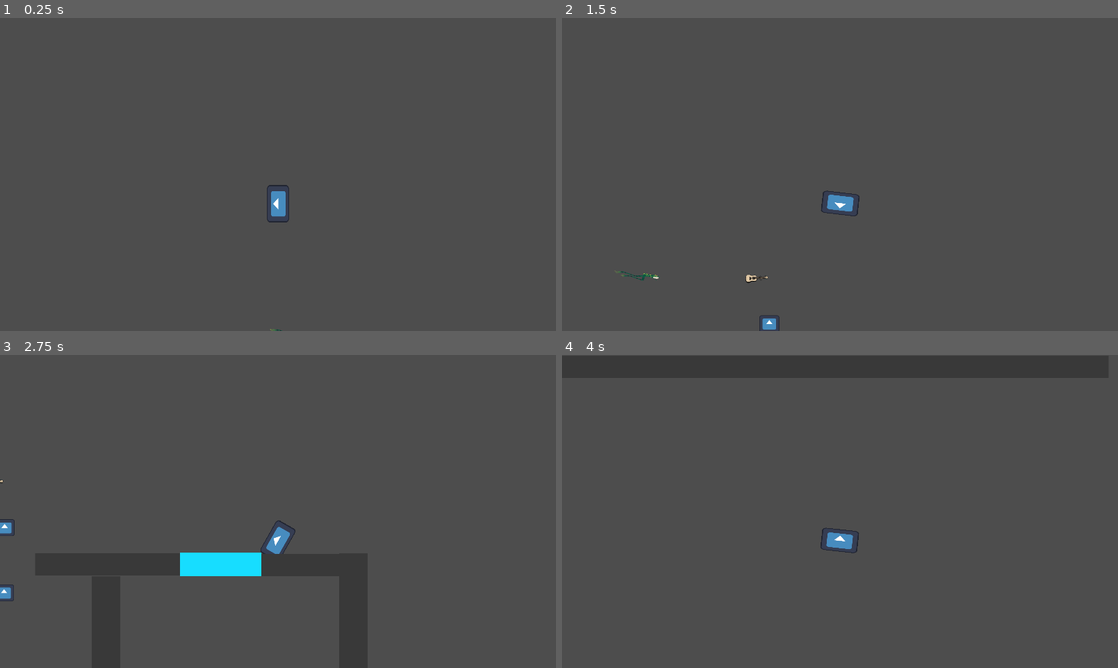
Above: before the commit, frames 1-4 (two rows, left to right).
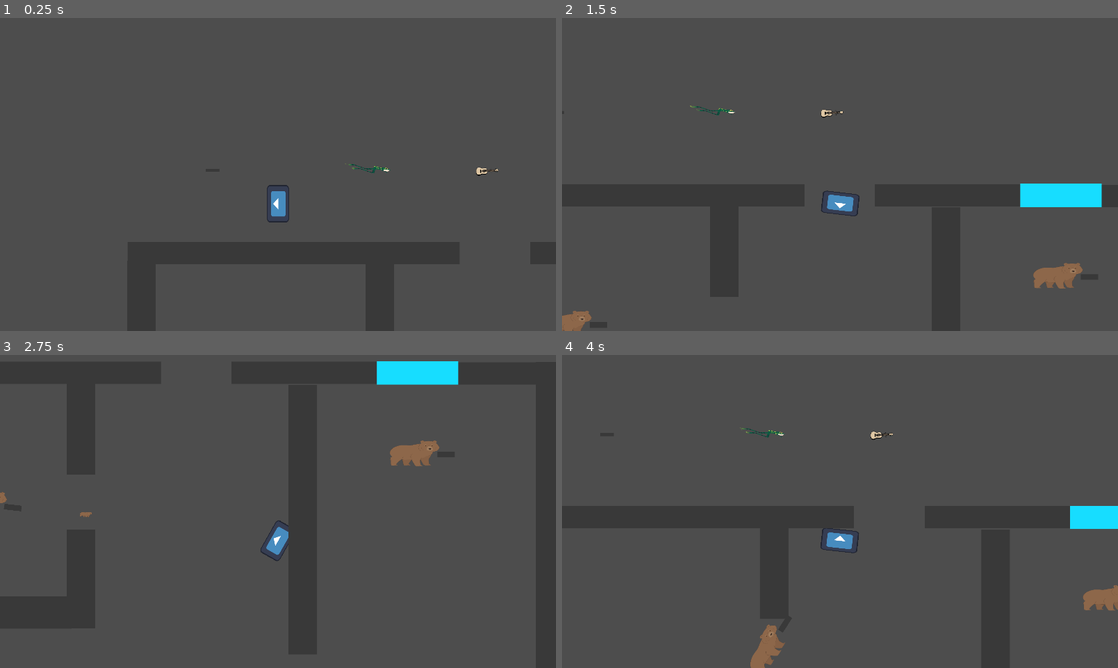
Above: after the commit, the same moments.

Repository: jceja3936/Speedial-Phoenix
Game: Godot game, scene res://scenes/level.tscn
Same seed, same stepped clock (60 frames per second), same inputs: the game is played once before the commit and once after it. The engine's default icon, where the game draws it, is replaced by a stand-in: a white triangle on a blue panel in a dark square.
Inputs (mouse positions are in pixels of both pictures, inside the frame that each line leads up to):
- Up to frame 1 (0.25 s): no input
- Up to frame 2 (1.5 s): tap Enter at 0.5 s; move the mouse to (962, 158) at 0.52 s; hold Right (Right) 0.53-1.28 s; tap Shift (Drop) at 0.6 s; move the mouse to (728, 190) at 1.27 s; hold S (Down) from 1.28 s (still down); tap F (Pick up) at 1.35 s
- Up to frame 3 (2.75 s): move the mouse to (333, 442) at 2.02 s; release S (Down) at 2.03 s; press the mouse at (333, 442) at 2.03 s; hold Right (Right) from 2.03 s (still down)
- Up to frame 4 (4 s): move the mouse to (812, 574) at 2.77 s; release Right (Right) at 2.78 s; release the mouse at (812, 574) at 2.78 s; hold W (Up) 2.78-3.53 s; tap Shift (Drop) at 2.85 s; move the mouse to (1006, 558) at 3.52 s; hold Left (Left) from 3.53 s (still down); tap F (Pick up) at 3.6 s

The runs differ from the first frame. In frame 1, 0.1% of the frame differs, in the area x 48-90%, y 46-100%; in frame 2, 2.2%; in frame 3, 3.0%, in the area x 0-83%, y 2-79%; in frame 4, 1.6%.

Commit message:
Return Change
After a hiatus to work on professional development (Hotline Miami pb 56:12) I have returned and made it so that enemies no longer collide with each other or the player

Diff:
--- a/speedialChicago/enemy.gd
+++ b/speedialChicago/enemy.gd
@@ -4,6 +4,7 @@
 @export var shootSFX: AudioStreamPlayer2D
 @export var gun: Node2D
 @export var ray: RayCast2D
+@export var type: int
 
 var bullet: PackedScene = load("res://scenes/bullet.tscn")
 var deathTexture: Texture = load("res://assets/icon.svg")
@@ -29,8 +30,6 @@
 	current_path_index = 0
 
 func find_path_to(start_node, end_node, i, haveBeen, currentPath):
-	if i == 5:
-		return
 	var myPath = currentPath
 	var current = start_node
 	var visited = haveBeen
--- a/speedialChicago/scenes/level.tscn
+++ b/speedialChicago/scenes/level.tscn
@@ -48,9 +48,9 @@
 [node name="Level" type="Node2D"]
 
 [node name="Player" parent="." node_paths=PackedStringArray("cam") instance=ExtResource("2_w8frs")]
-position = Vector2(465, -855)
+position = Vector2(205, -285)
 collision_layer = 3
-collision_mask = 3
+collision_mask = 4
 cam = NodePath("../Camera2D")
 
 [node name="walls" type="Node2D" parent="."]
@@ -60,6 +60,7 @@
 [node name="StaticBody2D" type="StaticBody2D" parent="walls"]
 position = Vector2(-128.5, -3140.63)
 scale = Vector2(0.5, 53.125)
+collision_layer = 5
 
 [node name="Sprite2D" type="Sprite2D" parent="walls/StaticBody2D"]
 texture = ExtResource("1_w7c3h")
@@ -71,7 +72,7 @@
 [node name="StaticBody2D2" type="StaticBody2D" parent="walls"]
 position = Vector2(-219, -4656.25)
 scale = Vector2(0.5, 15.625)
-collision_layer = 3
+collision_layer = 7
 collision_mask = 3
 
 [node name="Sprite2D" type="Sprite2D" parent="walls/StaticBody2D2"]
@@ -86,7 +87,7 @@
 [node name="StaticBody2D3" type="StaticBody2D" parent="walls"]
 position = Vector2(106.572, -4656.25)
 scale = Vector2(0.219868, 15.625)
-collision_layer = 3
+collision_layer = 7
 collision_mask = 3
 metadata/_edit_group_ = true
 
@@ -102,7 +103,7 @@
 [node name="StaticBody2D4" type="StaticBody2D" parent="walls"]
 position = Vector2(104.5, -2031.25)
 scale = Vector2(0.5, 84.0964)
-collision_layer = 3
+collision_layer = 7
 collision_mask = 3
 metadata/_edit_group_ = true
 
@@ -118,7 +119,7 @@
 [node name="StaticBody2D5" type="StaticBody2D" parent="walls"]
 position = Vector2(-379, -843.75)
 scale = Vector2(0.5, 133.125)
-collision_layer = 3
+collision_layer = 7
 collision_mask = 3
 
 [node name="Sprite2D" type="Sprite2D" parent="walls/StaticBody2D5"]
@@ -134,7 +135,7 @@
 position = Vector2(-253.5, 2281.25)
 rotation = 1.5708
 scale = Vector2(15.625, 4.26)
-collision_layer = 3
+collision_layer = 7
 collision_mask = 3
 
 [node name="Sprite2D" type="Sprite2D" parent="walls/StaticBody2D6"]
@@ -147,7 +148,7 @@
 [node name="StaticBody2D7" type="StaticBody2D" parent="walls"]
 position = Vector2(-128.5, 1312.5)
 scale = Vector2(0.5, 53.125)
-collision_layer = 3
+collision_layer = 7
 collision_mask = 3
 
 [node name="Sprite2D" type="Sprite2D" parent="walls/StaticBody2D7"]
@@ -160,7 +161,7 @@
 [node name="StaticBody2D8" type="StaticBody2D" parent="walls"]
 position = Vector2(364.5, 1250)
 scale = Vector2(0.5, 209.375)
-collision_layer = 3
+collision_layer = 7
 collision_mask = 3
 
 [node name="Sprite2D" type="Sprite2D" parent="walls/StaticBody2D8"]
@@ -174,7 +175,7 @@
 [node name="StaticBody2D9" type="StaticBody2D" parent="walls"]
 position = Vector2(-12.5, 7203.12)
 scale = Vector2(1.14, 15.625)
-collision_layer = 3
+collision_layer = 7
 collision_mask = 3
 
 [node name="Sprite2D" type="Sprite2D" parent="walls/StaticBody2D9"]
@@ -188,7 +189,7 @@
 [node name="StaticBody2D11" type="StaticBody2D" parent="walls"]
 position = Vector2(106.267, 6319.82)
 scale = Vector2(0.5, 88.125)
-collision_layer = 3
+collision_layer = 7
 collision_mask = 3
 metadata/_edit_group_ = true
 
@@ -204,7 +205,7 @@
 [node name="StaticBody2D10" type="StaticBody2D" parent="walls"]
 position = Vector2(47.8051, -16668.2)
 scale = Vector2(1.14, 15.625)
-collision_layer = 3
+collision_layer = 7
 collision_mask = 3
 metadata/_edit_group_ = true
 
@@ -219,7 +220,7 @@
 [node name="StaticBody2D12" type="StaticBody2D" parent="walls"]
 position = Vector2(318.497, -4632.85)
 scale = Vector2(0.158973, 15.625)
-collision_layer = 3
+collision_layer = 7
 collision_mask = 3
 metadata/_edit_group_ = true
 
@@ -274,8 +275,8 @@
 [node name="glass" type="StaticBody2D" parent="."]
 position = Vector2(1718, -113)
 scale = Vector2(4.68209, 1.5017)
-collision_layer = 2
-collision_mask = 2
+collision_layer = 6
+collision_mask = 0
 metadata/_edit_group_ = true
 metadata/glass = false
 
@@ -289,18 +290,21 @@
 [node name="Enemies" type="Node" parent="."]
 
 [node name="Enemy" parent="Enemies" node_paths=PackedStringArray("player") instance=ExtResource("4_mx8sn")]
-position = Vector2(14, 1042)
+position = Vector2(44, 1058)
 collision_layer = 3
+collision_mask = 0
 player = NodePath("../../Player")
 
 [node name="Enemy2" parent="Enemies" node_paths=PackedStringArray("player") instance=ExtResource("4_mx8sn")]
 position = Vector2(17, 334)
 collision_layer = 3
+collision_mask = 0
 player = NodePath("../../Player")
 
 [node name="Enemy3" parent="Enemies" node_paths=PackedStringArray("player") instance=ExtResource("4_mx8sn")]
-position = Vector2(1762, 90)
+position = Vector2(1713, 169)
 collision_layer = 3
+collision_mask = 0
 player = NodePath("../../Player")
 
 [node name="Death zone" type="Node" parent="."]
@@ -325,6 +329,7 @@
 [node name="Walk" type="Node" parent="."]
 
 [node name="A" type="Node2D" parent="Walk" node_paths=PackedStringArray("A")]
+visible = false
 position = Vector2(969, -242)
 script = ExtResource("10_t1rx8")
 A = NodePath("../B")
@@ -336,6 +341,7 @@
 texture = ExtResource("10_olg7q")
 
 [node name="B" type="Node2D" parent="Walk" node_paths=PackedStringArray("A", "B")]
+visible = false
 position = Vector2(967, -17)
 script = ExtResource("10_t1rx8")
 A = NodePath("../A")
@@ -348,6 +354,7 @@
 texture = ExtResource("10_olg7q")
 
 [node name="C" type="Node2D" parent="Walk" node_paths=PackedStringArray("A", "B", "C")]
+visible = false
 position = Vector2(936, 329)
 script = ExtResource("10_t1rx8")
 A = NodePath("../B")
@@ -361,6 +368,7 @@
 texture = ExtResource("10_olg7q")
 
 [node name="D" type="Node2D" parent="Walk" node_paths=PackedStringArray("A")]
+visible = false
 position = Vector2(406, 345)
 script = ExtResource("10_t1rx8")
 A = NodePath("../C")
@@ -372,6 +380,7 @@
 texture = ExtResource("10_olg7q")
 
 [node name="E" type="Node2D" parent="Walk" node_paths=PackedStringArray("A", "B", "C")]
+visible = false
 position = Vector2(949, 990)
 script = ExtResource("10_t1rx8")
 A = NodePath("../C")
@@ -385,6 +394,7 @@
 texture = ExtResource("10_olg7q")
 
 [node name="F" type="Node2D" parent="Walk" node_paths=PackedStringArray("A", "B")]
+visible = false
 position = Vector2(1454, 983)
 script = ExtResource("10_t1rx8")
 A = NodePath("../G")
@@ -397,6 +407,7 @@
 texture = ExtResource("10_olg7q")
 
 [node name="G" type="Node2D" parent="Walk" node_paths=PackedStringArray("A")]
+visible = false
 position = Vector2(1754, 364)
 script = ExtResource("10_t1rx8")
 A = NodePath("../F")
@@ -408,6 +419,7 @@
 texture = ExtResource("10_olg7q")
 
 [node name="H" type="Node2D" parent="Walk" node_paths=PackedStringArray("A")]
+visible = false
 position = Vector2(302, 1030)
 script = ExtResource("10_t1rx8")
 A = NodePath("../E")
